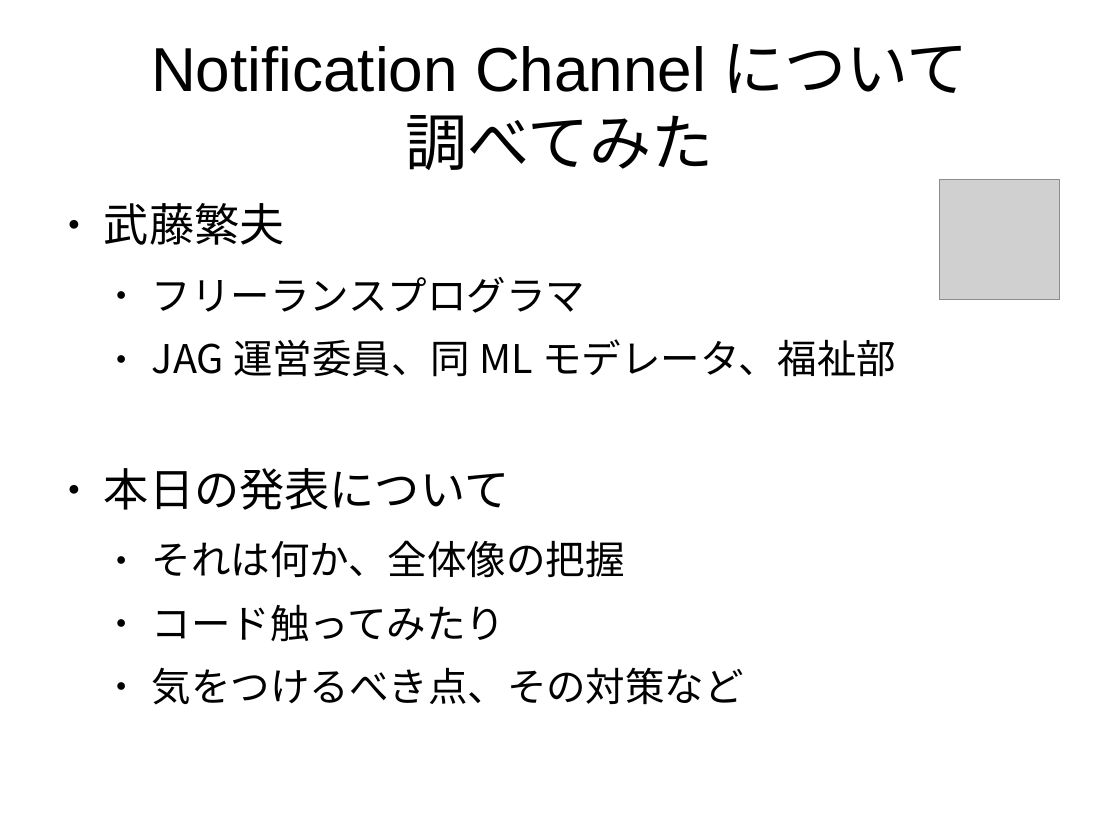
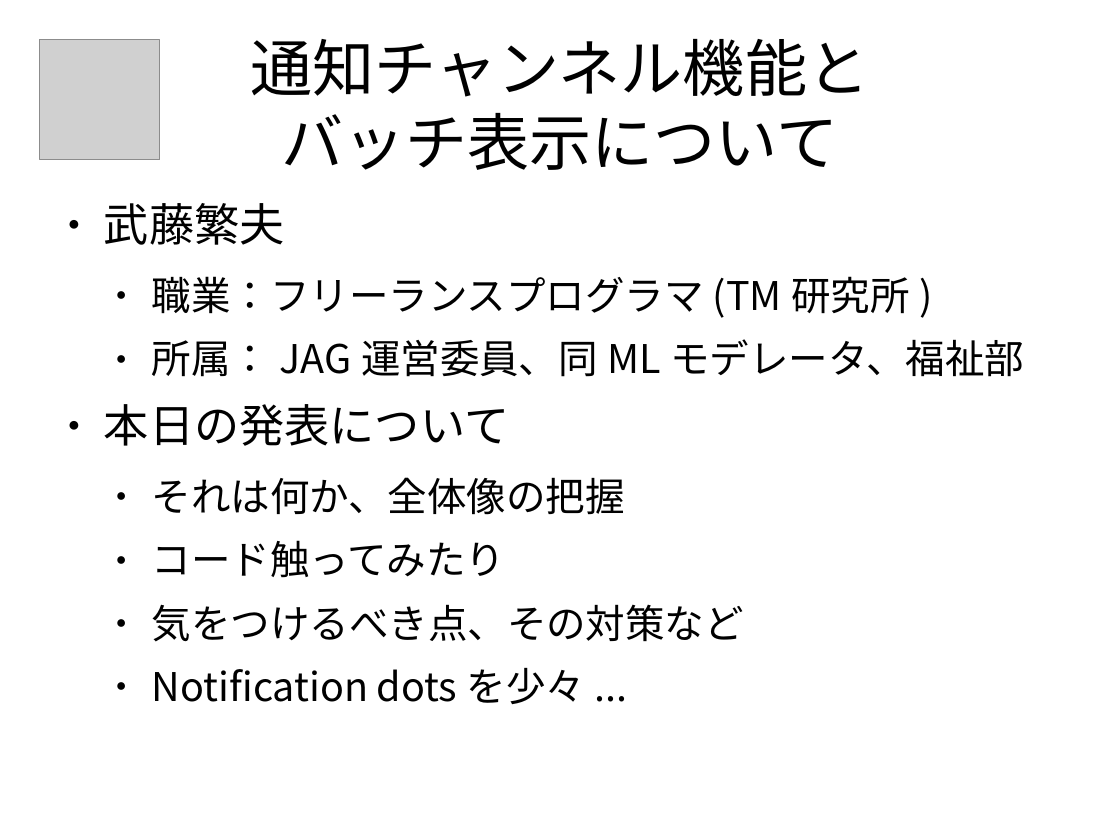
Before and after one commit to tmhouse/TestNotificationChannelSample, a slide deck: slide 1 of NotificationChannelについて.odp. Drawn at 1120x840 pixels with LibreOffice and Linux fonts; fonts in the diff are those of the drawing; grey boxes stand for pictures. Boxes give left, top, right and bottom in pixels: in the first picture for what was removed or moved away, otherwise in the second. Text is boxed around its words. In the diff, an @@ line names an element or a change of style, - is before the commit and + after.

Commit message:
update

```diff
--- a/NotificationChannelについて.odp
+++ b/NotificationChannelについて.odp
@@ picture: place and size @@
-picture at bbox=[940, 180, 1060, 300]
+picture at bbox=[40, 40, 160, 160]
@@ title at bbox=[250, 39, 869, 170]: text changed @@
-Notification Channelについて
-調べてみた
+通知チャンネル機能と
+バッチ表示について
@@ text at bbox=[152, 276, 1024, 377]: text changed @@
-  ● フリーランスプログラマ
-  ● JAG運営委員、同MLモデレータ、福祉部
+  ● 職業：フリーランスプログラマ(TM研究所)
+  ● 所属：JAG運営委員、同MLモデレータ、福祉部
@@ text at bbox=[152, 669, 368, 702]: paragraph added @@
+  ● Notification dotsを少々...
```
Also in this commit, not shown: 4 other slides changed, 4 slides added.
